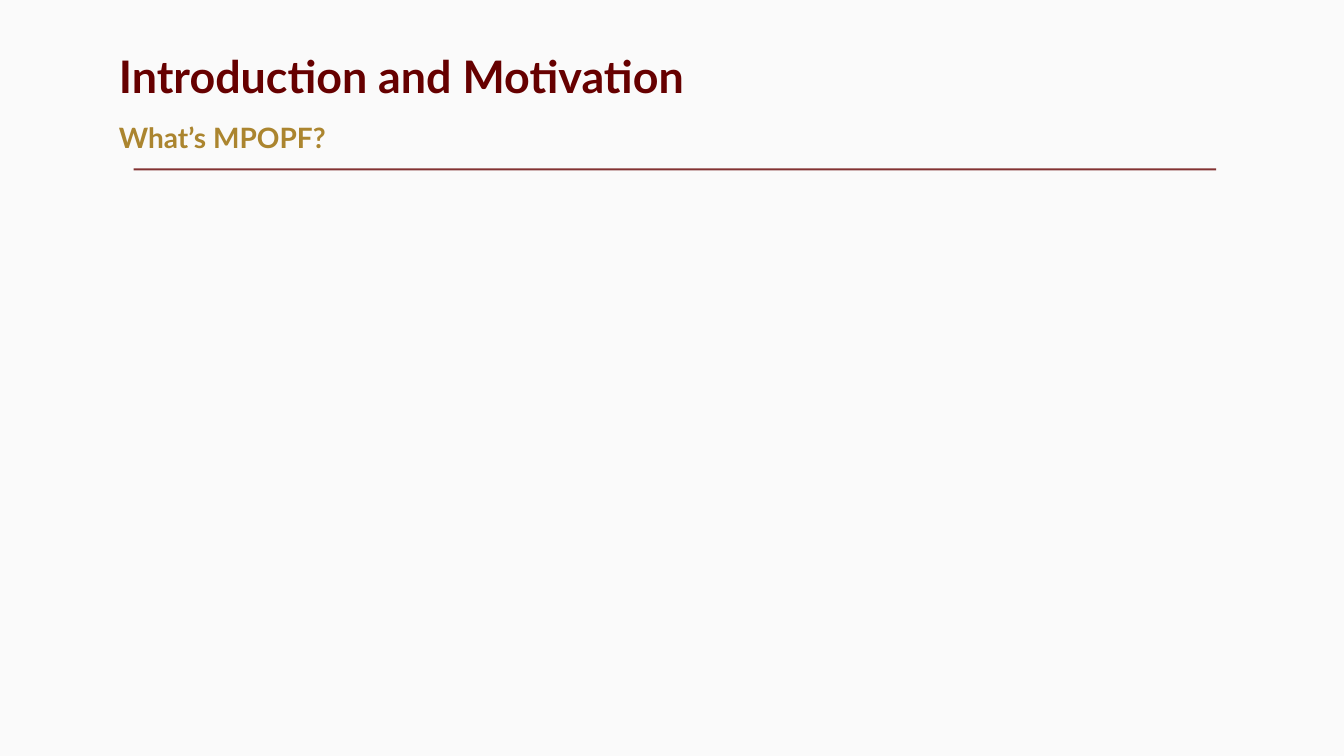
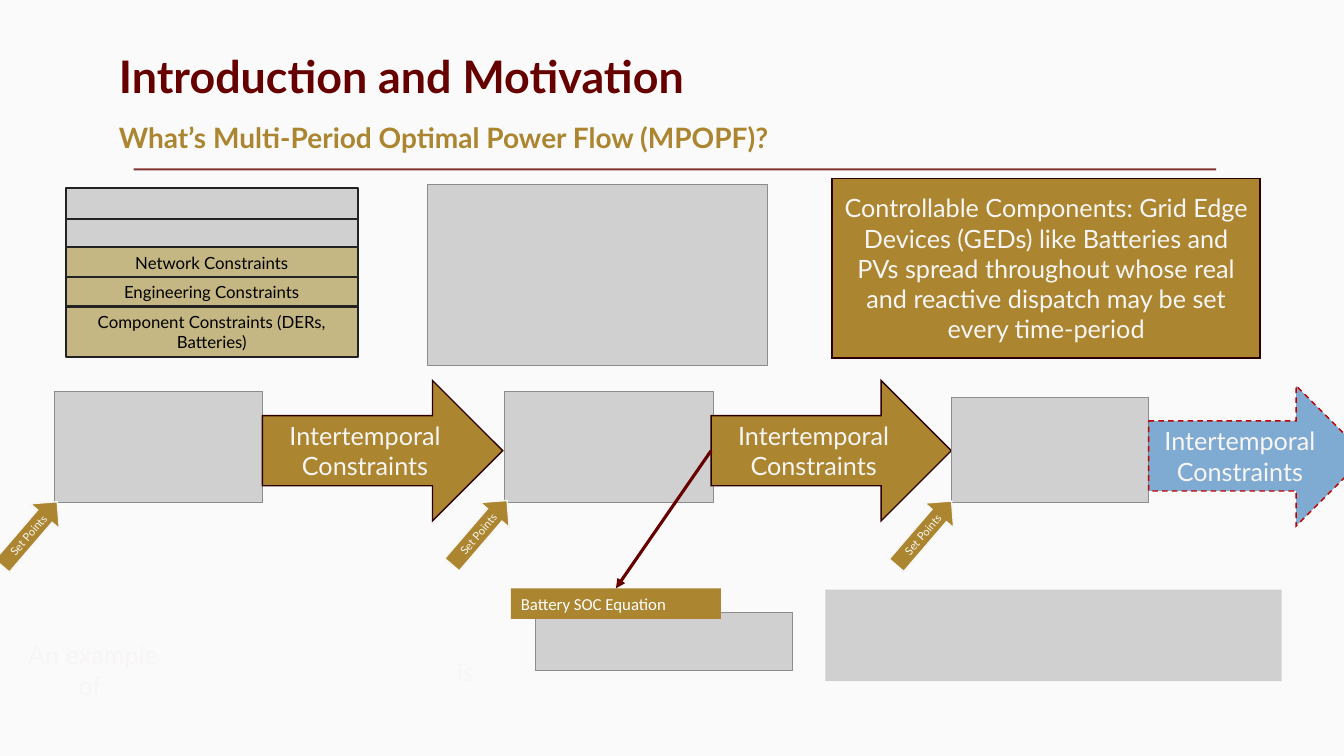
Before and after one commit to Realife-Brahmin/OriginalDocsHub-WSU-OneDrive, a slide deck: slide 3 of prelims-presentation_Jha_Aryan.pptx. Drawn at 1344x756 pixels with LibreOffice and Linux fonts; fonts in the diff are those of the drawing; grey boxes stand for pictures. Boxes give left, top, right and bottom in pixels: in the first picture for what was removed or moved away, otherwise in the second. Text is boxed around its words. In the diff, an @@ line names an element or a change of style, - is before the commit and + after.

```diff
--- a/prelims-presentation_Jha_Aryan.pptx
+++ b/prelims-presentation_Jha_Aryan.pptx
@@ text at bbox=[119, 126, 768, 153]: text changed @@
-What’s MPOPF?
+What’s Multi-Period Optimal Power Flow (MPOPF)?
@@ rectangle added at bbox=[833, 178, 1261, 358], fill #AB852F, outline #2D0000 1 pt, 18 pt, text #F8F6F4 @@
+Controllable Components: Grid Edge Devices (GEDs) like Batteries and PVs spread throughout whose real and reactive dispatch may be set every time-period
@@ picture added at bbox=[429, 185, 768, 366] @@
@@ group added at bbox=[66, 189, 357, 357]: 3 rectangles, 2 pictures @@
+Network Constraints
+Engineering Constraints
+Component Constraints (DERs, Batteries)
@@ right arrow added at bbox=[262, 381, 502, 521], fill #AB852F, outline #2D0000 1 pt, 18 pt, text #F8F6F4 @@
+Intertemporal Constraints
@@ right arrow added at bbox=[711, 381, 951, 521], fill #AB852F, outline #2D0000 1 pt, 18 pt, text #F8F6F4 @@
+Intertemporal Constraints
@@ right arrow added at bbox=[1149, 386, 1344, 526], fill #2E75B6 at 60% opacity, outline #C00000 1 pt dashed, 18 pt, text #F8F6F4 @@
+Intertemporal Constraints
@@ picture added at bbox=[54, 392, 263, 503] @@
@@ picture added at bbox=[505, 392, 714, 503] @@
@@ picture added at bbox=[952, 398, 1149, 503] @@
@@ arrow added from (711, 451) to (616, 589), #660000 2.25 pt @@
@@ right arrow added at bbox=[0, 490, 72, 579], fill #AB852F, outline #F8F6F4 1 pt, 8 pt, text #F8F6F4 @@
+Set Points
@@ right arrow added at bbox=[438, 488, 522, 577], fill #AB852F, outline #F8F6F4 1 pt, 8 pt, text #F8F6F4 @@
+Set Points
@@ right arrow added at bbox=[882, 489, 967, 578], fill #AB852F, outline #F8F6F4 1 pt, 8 pt, text #F8F6F4 @@
+Set Points
@@ rectangle added at bbox=[511, 589, 721, 619], fill #AB852F, 12 pt, text #FFFFFF @@
+Battery SOC Equation
@@ picture added at bbox=[826, 590, 1282, 682] @@
@@ picture added at bbox=[535, 613, 793, 671] @@
```
Also in this commit, not shown: 3 other slides changed, 17 slides added.
